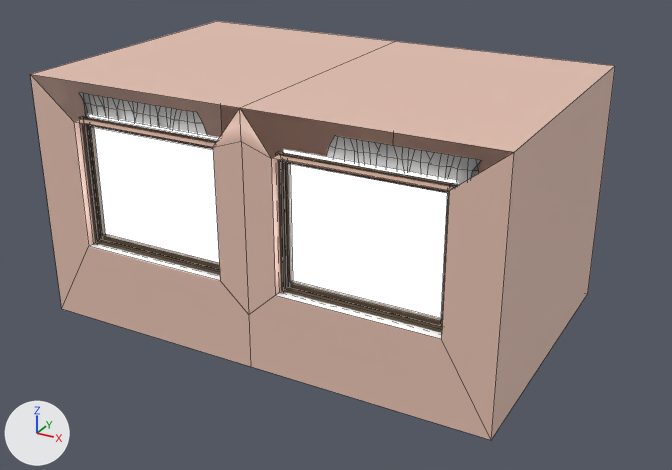
The FBX model Assets/Assets/Walls/Walls/Building_07_Windows.fbx, before and after one commit.
Camera for both pictures: a 50 mm camera at (8.04, -7.45, 5.47) aimed at (3.06, 1.61, 0.94). The lights are fixed; the arrows at lower left show +X, +Y and +Z. Mesh edges are drawn as thin lines. Where no turn or scale is listed for an object, it has been applied to the vertices. Vertices at the same position are counted once.

The older version as bpy lines, for what is in view:
```python
me_scene_009 = bpy.data.meshes.new('Scene.009')
me_scene_009.from_pydata(...)  # 854 vertices, 750 faces; spans x 0.0..5.7, y 0.0..3.6, z -0.1..2.9
# faces by material slot: [2, 2, 80, 644, 22]
me_scene_009.materials.append(mat_m_concretewhite)  # white #e7e7e7
me_scene_009.materials.append(mat_m_frostedglass2)  # white #ffffff
me_scene_009.materials.append(mat_m_wood)  # picture img_am109_008_eu_wood_color_jpg
me_scene_009.materials.append(mat_curtains)  # its picture is missing
me_scene_009.materials.append(mat_m_wall)  # beige #e7c2b2
# before: 414 (0.58, 0.0, 2.43) at pixel (73, 121), 415 (2.49, 0.0, 2.43) at pixel (212, 147), 416 (2.49, 0.0, 0.89) at pixel (220, 280), 417 (0.58, 0.0, 0.89) at pixel (88, 246), 418 (2.85, 0.0, 2.55) at pixel (241, 141)
# before: 419 (2.85, 0.0, 0.56) at pixel (248, 314), 420 (2.85, 0.0, 2.9) at pixel (239, 107), 421 (2.85, 0.0, -0.1) at pixel (250, 366), 834 (5.7, 0.0, -0.1) at pixel (491, 440), 835 (5.7, 0.0, 2.9) at pixel (514, 152)
# before: 836 (5.12, 0.0, 2.43) at pixel (448, 191), 837 (3.21, 0.0, 2.43) at pixel (271, 158), 838 (3.21, 0.0, 0.89) at pixel (275, 295), 839 (5.12, 0.0, 0.89) at pixel (441, 338), 842 (2.85, 3.6, 2.9) at pixel (395, 41)
# before: 843 (2.85, 3.6, -0.1), 844 (5.7, 3.6, -0.1) at pixel (587, 293), 845 (5.7, 3.6, 2.9) at pixel (615, 65), 846 (0.58, 0.2, 2.43) at pixel (86, 117), 847 (2.49, 0.2, 2.43)
# before: 848 (2.49, 0.2, 0.89), 849 (0.58, 0.2, 0.89), 850 (5.12, 0.2, 2.43) at pixel (456, 184), 851 (3.21, 0.2, 2.43) at pixel (281, 152), 852 (3.21, 0.2, 0.89)
# before: 853 (5.12, 0.2, 0.89)
ob_building_07_windows = bpy.data.objects.new('Building_07_Windows', me_scene_009)
ob_building_07_windows.location = (0.0, 0.0, 0.0)
```
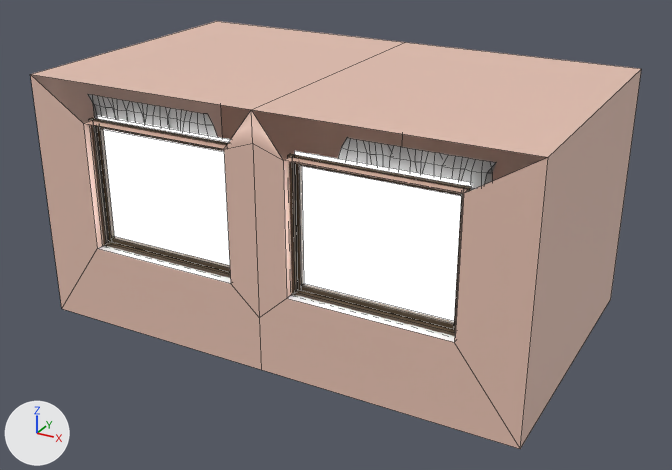
Edits to the bpy script that builds the scene:
```text
Change me_scene_009:
    where me_scene_009.from_pydata(...)  # 854 vertices, 750 faces; spans x 0.0..5.7, y 0.0..3.6, z -0.1..2.9
    used by ob_building_07_windows; location = (0.0, 0.0, 0.0)
    me_scene_009 part 1: the loose piece of 4 vertices spanning x 0.58..2.49, y 0.22, z 0.86..2.46 is moved by (0.14, 0.0, 0.0)
    me_scene_009 part 2: the loose piece of 24 vertices spanning x 0.61..2.47, y 0.17..0.22, z 0.93..2.39 is moved by (0.14, 0.0, 0.0)
    me_scene_009 part 3: the loose piece of 24 vertices spanning x 0.57..2.51, y 0.11..0.17, z 0.87..2.45 is moved by (0.14, 0.0, 0.0)
    me_scene_009 part 4: the loose piece of 360 vertices spanning x 0.22..2.23, y 0.24..0.41, z 0.52..2.66 is moved by (0.14, 0.0, 0.0)
    me_scene_009 part 5: the loose piece of 4 vertices spanning x 3.21..5.12, y 0.22, z 0.86..2.46 is moved by (0.14, 0.0, 0.0)
    me_scene_009 part 6: the loose piece of 24 vertices spanning x 3.23..5.09, y 0.17..0.22, z 0.93..2.39 is moved by (0.14, 0.0, 0.0)
    me_scene_009 part 7: the loose piece of 24 vertices spanning x 3.19..5.13, y 0.11..0.17, z 0.87..2.45 is moved by (0.14, 0.0, 0.0)
    me_scene_009 part 8: the loose piece of 360 vertices spanning x 3.56..5.45, y 0.24..0.41, z 0.52..2.66 is moved by (0.14, 0.0, 0.0)
    me_scene_009 part 9
    add for i in [*range(414, 422), *range(836, 840), 842, 843, *range(846, 854)]: me_scene_009.vertices[i].co += Vector((0.14, 0.0, 0.0))
    add for i in [834, 835, 844, 845]: me_scene_009.vertices[i].co += Vector((0.3, 0.0, 0.0))
```

Boxes (x1, y1, x2, y2) around the edits, measured in the pictures (672 x 470 px; the box of a moved part takes in the faces that stretch with it):
'Building_07_Windows', reshaped: before (30, 21, 615, 440); after (30, 21, 641, 449)
part 1 of me_scene_009, moved or reshaped: before (87, 114, 219, 262); after (97, 116, 230, 265)
part 2 of me_scene_009, moved or reshaped: before (87, 124, 220, 270); after (97, 126, 230, 272)
part 3 of me_scene_009, moved or reshaped: before (79, 116, 220, 275); after (89, 118, 230, 278)
part 4 of me_scene_009, moved or reshaped: before (79, 93, 207, 135); after (88, 94, 217, 137)
part 5 of me_scene_009, moved or reshaped: before (283, 149, 458, 318); after (295, 151, 472, 321)
part 6 of me_scene_009, moved or reshaped: before (284, 161, 449, 326); after (295, 163, 463, 330)
part 7 of me_scene_009, moved or reshaped: before (276, 152, 458, 332); after (288, 154, 472, 336)
part 8 of me_scene_009, moved or reshaped: before (326, 135, 482, 185); after (338, 137, 496, 190)
part 9 of me_scene_009, moved or reshaped: before (31, 40, 615, 440); after (31, 40, 641, 449)
